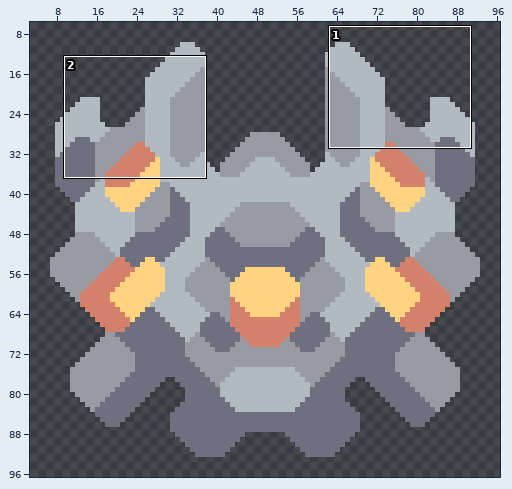
A sprite sheet gets an edit: sprites/units/a-upsilon.png. The first picture is a wide view before the edit; the outline marks the close-up.
Close-up. Before:
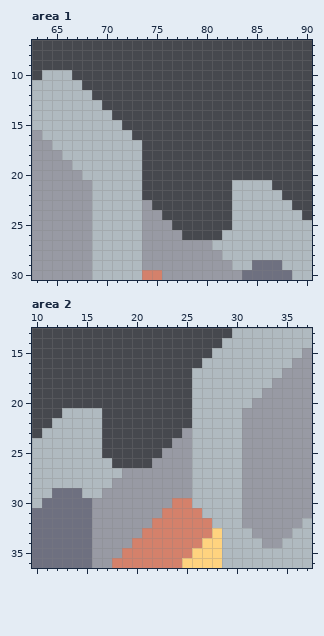
The file is 100x100 pixels. Shown: area 1: x 63..90, y 7..30; area 2: x 10..37, y 13..36. The wide view leaves out empty margins.
New version:
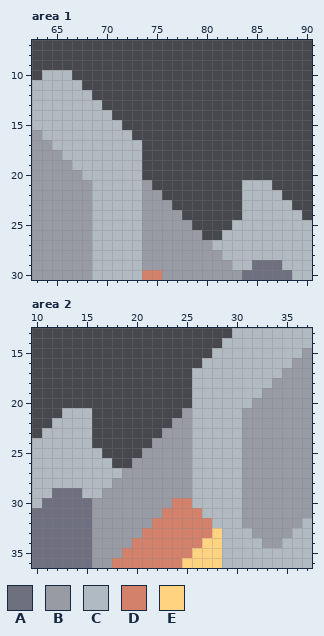
Palette (. is transparent): A #6e7080  B #989aa4  C #b0bac0  D #d4816b  E #ffd37f
Diff:
Area 1:
y 21: x 74 . -> B; x 83 C -> .
y 22: x 74..75 .. -> BB; x 83 C -> .
y 23: x 75..76 .. -> BB; x 83 C -> .
y 24: x 76..77 .. -> BB; x 83 C -> .
y 25: x 77..78 .. -> BB
y 26: x 78..79 .. -> BB
Area 2:
y 21: x 16 C -> .; x 25 . -> B
y 22: x 16 C -> .; x 24..25 .. -> BB
y 23: x 16 C -> .; x 23..24 .. -> BB
y 24: x 16 C -> .; x 22..23 .. -> BB
y 25: x 21..22 .. -> BB
y 26: x 20..21 .. -> BB
